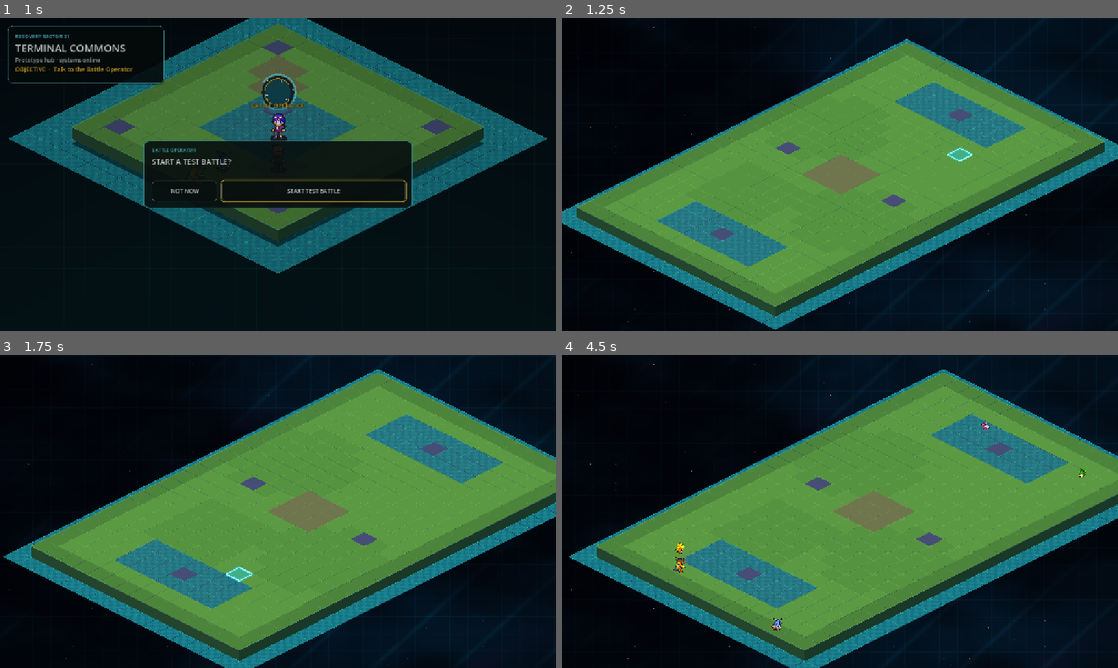
Above: before the commit, frames 1-4 (two rows, left to right).
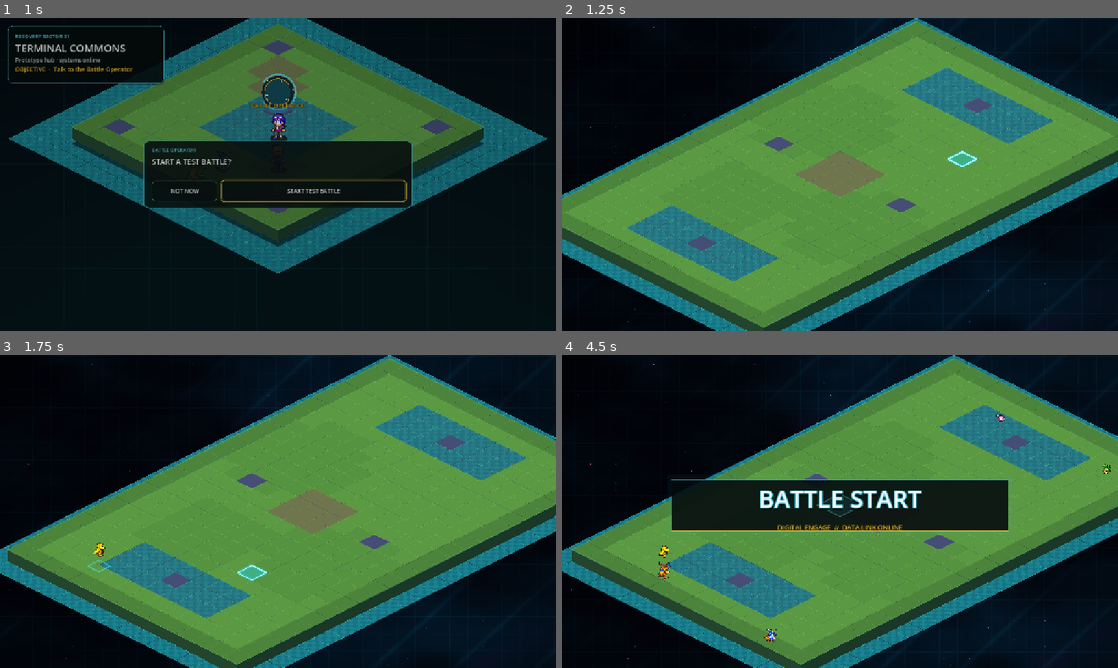
Above: after the commit, the same moments.

Repository: EwertonMendes/DigiGame
Game: Godot game, scene res://scenes/world/hub.tscn
Same seed, same stepped clock (60 frames per second), same inputs: the game is played once before the commit and once after it.
Inputs (mouse positions are in pixels of both pictures, inside the frame that each line leads up to):
- Up to frame 1 (1 s): tap Enter (ui_accept) at 0.5, 0.77 s; move the mouse to (400, 158) at 0.52 s; hold Right (ui_right) from 0.53 s (still down); tap Mouse wheel down (wheel_down) at 0.6 s; click (400, 158) at 0.67 s
- Up to frame 2 (1.25 s): keep holding Right (ui_right)
- Up to frame 3 (1.75 s): release Right (ui_right) at 1.25 s; drag from (166, 527) to (250, 574) at 1.27 s
- Up to frame 4 (4.5 s): move the mouse to (895, 442) at 2.02 s; hold Right (ui_right) 2.03-2.75 s; tap Backspace at 2.1 s; drag from (812, 574) to (673, 464) at 2.77 s; tap Enter (ui_accept) at 3.5, 3.77, 4.25 s; move the mouse to (1006, 558) at 3.52 s; hold Left (ui_left) 3.53-4.25 s; tap Keypad Enter at 3.6 s; drag from (673, 464) to (756, 433) at 4.27 s

Frame 1 is identical in both runs. In frame 2, 28% of the frame differs, in the area x 0-100%, y 0-100%; in frame 3, 23%; in frame 4, 32%.
Error in both runs: Invalid assignment of property or key 'explosiveness_ratio' with value of type 'float' on a base object of type 'CPUParticles2D'. (res://src/battle/DigimonBatt…

Commit message:
Improve battle camera focus and edge panning

Diff:
--- a/src/battle/BattleCamera.gd
+++ b/src/battle/BattleCamera.gd
@@ -1,10 +1,17 @@
 extends "res://src/MainCamera.gd"
 
-const OPENING_BOOT_ZOOM := 0.94
-const DESKTOP_BATTLE_ZOOM := 1.08
-const LAPTOP_BATTLE_ZOOM := 1.00
-const COMPACT_BATTLE_ZOOM := 1.02
-const OPENING_ZOOM_TIME := 0.58
+const OPENING_BOOT_ZOOM := 1.10
+const DESKTOP_BATTLE_ZOOM := 1.34
+const LAPTOP_BATTLE_ZOOM := 1.28
+const COMPACT_BATTLE_ZOOM := 1.18
+const DESKTOP_INTRO_ZOOM := 1.44
+const LAPTOP_INTRO_ZOOM := 1.38
+const COMPACT_INTRO_ZOOM := 1.24
+const OPENING_ZOOM_TIME := 0.42
+const FOCUS_MOVE_TIME := 0.30
+const FIRST_FOCUS_MOVE_TIME := 0.40
+const GAMEPLAY_FOCUS_TIME := 0.46
+const PAN_EDGE_MARGIN_SCREEN := Vector2(168.0, 112.0)
 
 var _battle_default_zoom := DESKTOP_BATTLE_ZOOM
 
@@ -18,14 +25,28 @@
 func animate_opening_overview(duration: float = OPENING_ZOOM_TIME) -> void:
 	_refresh_pan_bounds()
 	_battle_default_zoom = _preferred_battle_zoom()
-	var target_position := _overview_center_for_zoom(_battle_default_zoom)
-	var tween := create_tween().set_parallel(true)
-	tween.set_trans(Tween.TRANS_QUAD).set_ease(Tween.EASE_OUT)
-	tween.tween_property(self, "zoom", Vector2.ONE * _battle_default_zoom, maxf(0.05, duration))
-	tween.tween_property(self, "global_position", target_position, maxf(0.05, duration))
-	await tween.finished
-	zoom = Vector2.ONE * _battle_default_zoom
-	global_position = target_position
+	var target_position := _overview_center_for_zoom(OPENING_BOOT_ZOOM)
+	await _animate_camera_to(target_position, OPENING_BOOT_ZOOM, duration)
+
+
+func animate_intro_focus(world_position: Vector2, first_focus: bool = false) -> void:
+	_refresh_pan_bounds()
+	var target_zoom := _preferred_intro_zoom()
+	var duration := FIRST_FOCUS_MOVE_TIME if first_focus else FOCUS_MOVE_TIME
+	var target_position := _safe_focus_position(world_position, target_zoom)
+	await _animate_camera_to(target_position, target_zoom, duration)
+
+
+func animate_gameplay_focus(world_position: Vector2, duration: float = GAMEPLAY_FOCUS_TIME) -> void:
+	_refresh_pan_bounds()
+	_battle_default_zoom = _preferred_battle_zoom()
+	var target_position := _safe_focus_position(world_position, _battle_default_zoom)
+	await _animate_camera_to(target_position, _battle_default_zoom, duration)
+
+
+func focus_on(world_position: Vector2) -> void:
+	_refresh_pan_bounds()
+	global_position = _safe_focus_position(world_position, zoom.x)
 	_clamp_to_pan_bounds()
 
 
@@ -45,29 +66,69 @@
 	var viewport_size := get_viewport_rect().size
 	if viewport_size.y < 560.0 or viewport_size.x < 1000.0:
 		return COMPACT_BATTLE_ZOOM
-	# Short landscape browser windows need a little more breathing room because
-	# deployment can legitimately place Digimon on the first/last grid rows. A
-	# 1.00 zoom is still noticeably closer than the old 0.90 opening, while
-	# keeping those edge spawns readable instead of hiding them under browser/UI
-	# chrome. Taller desktop screens can afford the more cinematic 1.08 framing.
 	if viewport_size.y < 780.0:
 		return LAPTOP_BATTLE_ZOOM
 	return DESKTOP_BATTLE_ZOOM
+
+
+func _preferred_intro_zoom() -> float:
+	var viewport_size := get_viewport_rect().size
+	if viewport_size.y < 560.0 or viewport_size.x < 1000.0:
+		return COMPACT_INTRO_ZOOM
+	if viewport_size.y < 780.0:
+		return LAPTOP_INTRO_ZOOM
+	return DESKTOP_INTRO_ZOOM
+
+
+func _animate_camera_to(target_position: Vector2, target_zoom: float, duration: float) -> void:
+	var tween := create_tween().set_parallel(true)
+	tween.set_trans(Tween.TRANS_CUBIC).set_ease(Tween.EASE_IN_OUT)
+	tween.tween_property(self, "zoom", Vector2.ONE * target_zoom, maxf(0.05, duration))
+	tween.tween_property(self, "global_position", target_position, maxf(0.05, duration))
+	await tween.finished
+	zoom = Vector2.ONE * target_zoom
+	global_position = target_position
+	_clamp_to_pan_bounds()
+
+
+func _safe_focus_position(world_position: Vector2, target_zoom: float) -> Vector2:
+	var target := world_position
+	var viewport_size := get_viewport_rect().size
+	# On desktop the left command rail is much wider than the turn-order rail.
+	# Place the focused Digimon in the center of the usable battlefield area,
+	# not in the geometric center of the browser where the HUD can cover it.
+	if viewport_size.y >= 560.0 and viewport_size.x >= 1000.0:
+		var left_reserved := minf(300.0, viewport_size.x * 0.22)
+		var right_reserved := minf(108.0, viewport_size.x * 0.085)
+		var screen_bias := (left_reserved - right_reserved) * 0.5
+		target.x -= screen_bias / maxf(target_zoom, 0.01)
+	return target
 
 
 func _overview_center_for_zoom(target_zoom: float) -> Vector2:
 	if not _has_pan_bounds:
 		return Vector2.ZERO
 	var center := _pan_bounds.position + _pan_bounds.size * 0.5
-	var viewport_size := get_viewport_rect().size
-	# Desktop has a left command/actor rail and a much narrower turn-order strip
-	# on the right. Shift the world slightly right on screen so the tactical board
-	# is visually centered in the actually usable play area instead of the raw
-	# browser rectangle. Compact/mobile layouts put commands at the bottom, so no
-	# horizontal bias is needed there.
-	if viewport_size.y >= 560.0 and viewport_size.x >= 1000.0:
-		var left_reserved := minf(280.0, viewport_size.x * 0.21)
-		var right_reserved := minf(112.0, viewport_size.x * 0.09)
-		var screen_bias := (left_reserved - right_reserved) * 0.5
-		center.x -= screen_bias / maxf(target_zoom, 0.01)
-	return center
+	return _safe_focus_position(center, target_zoom)
+
+
+func _clamp_to_pan_bounds() -> void:
+	if not _has_pan_bounds:
+		return
+
+	# Tactical battles must be able to center an actor standing on any legal edge
+	# tile. The generic camera clamp keeps most of the board inside the viewport,
+	# which made left-edge spawns impossible to move out from under the command
+	# HUD. Battle panning instead clamps the camera center to the board extents
+	# plus a small screen-space margin. This keeps edge actors fully inspectable
+	# without allowing unbounded travel into the background.
+	var zoom_value := maxf(zoom.x, 0.01)
+	var margin_world := PAN_EDGE_MARGIN_SCREEN / zoom_value
+	var min_x := _pan_bounds.position.x - margin_world.x
+	var max_x := _pan_bounds.end.x + margin_world.x
+	var min_y := _pan_bounds.position.y - margin_world.y
+	var max_y := _pan_bounds.end.y + margin_world.y
+	global_position = Vector2(
+		clampf(global_position.x, min_x, max_x),
+		clampf(global_position.y, min_y, max_y)
+	)
